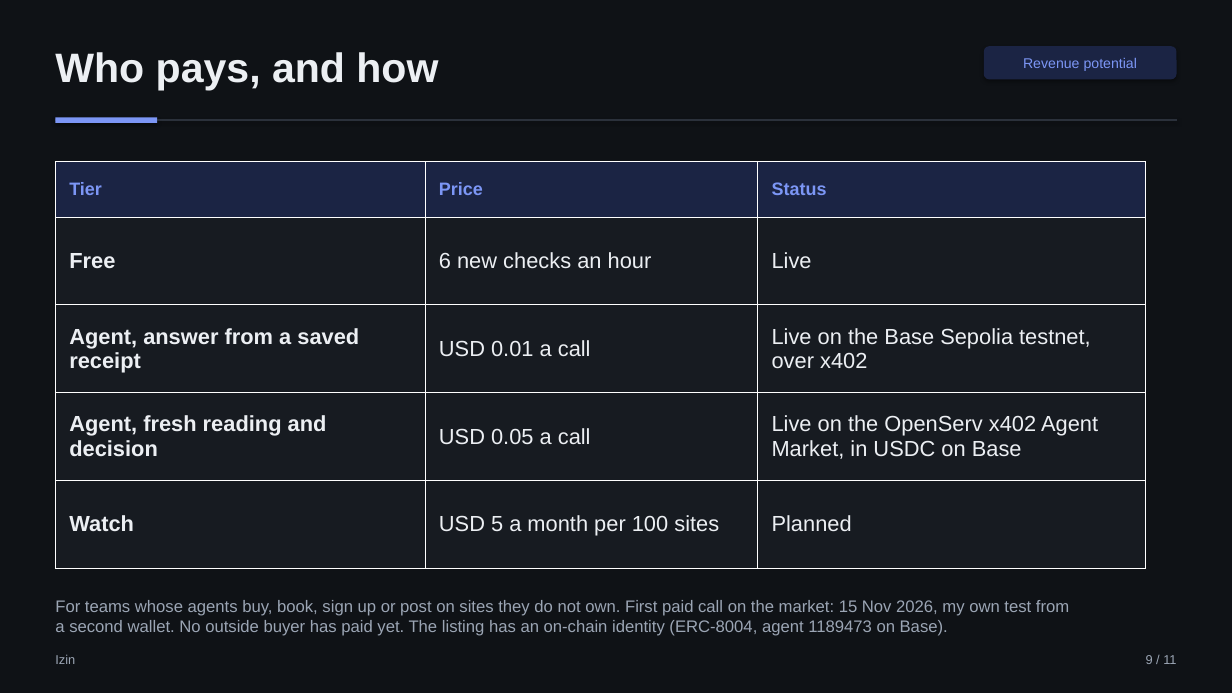
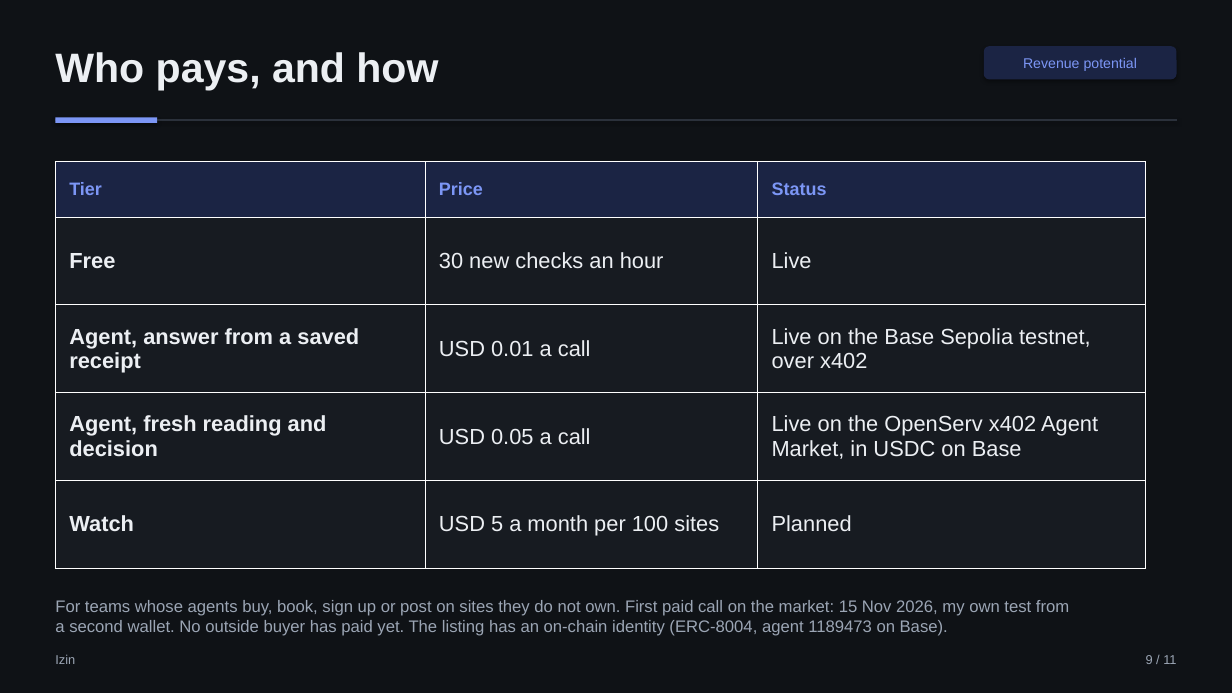
Before and after one commit to aimanmalib/izin, a slide deck: slide 9 of deck/izin.pptx. Drawn at 1232x693 pixels with LibreOffice and Linux fonts; fonts in the diff are those of the drawing. Boxes give left, top, right and bottom in pixels: in the first picture for what was removed or moved away, otherwise in the second. Text is boxed around its words. In the diff, an @@ line names an element or a change of style, - is before the commit and + after.

```diff
--- a/deck/izin.pptx
+++ b/deck/izin.pptx
@@ table at (55, 162, 1146, 568) @@
-row 2, column 2: 6 new checks an hour
+row 2, column 2: 30 new checks an hour
```
Also in this commit, not shown: 1 other file.
